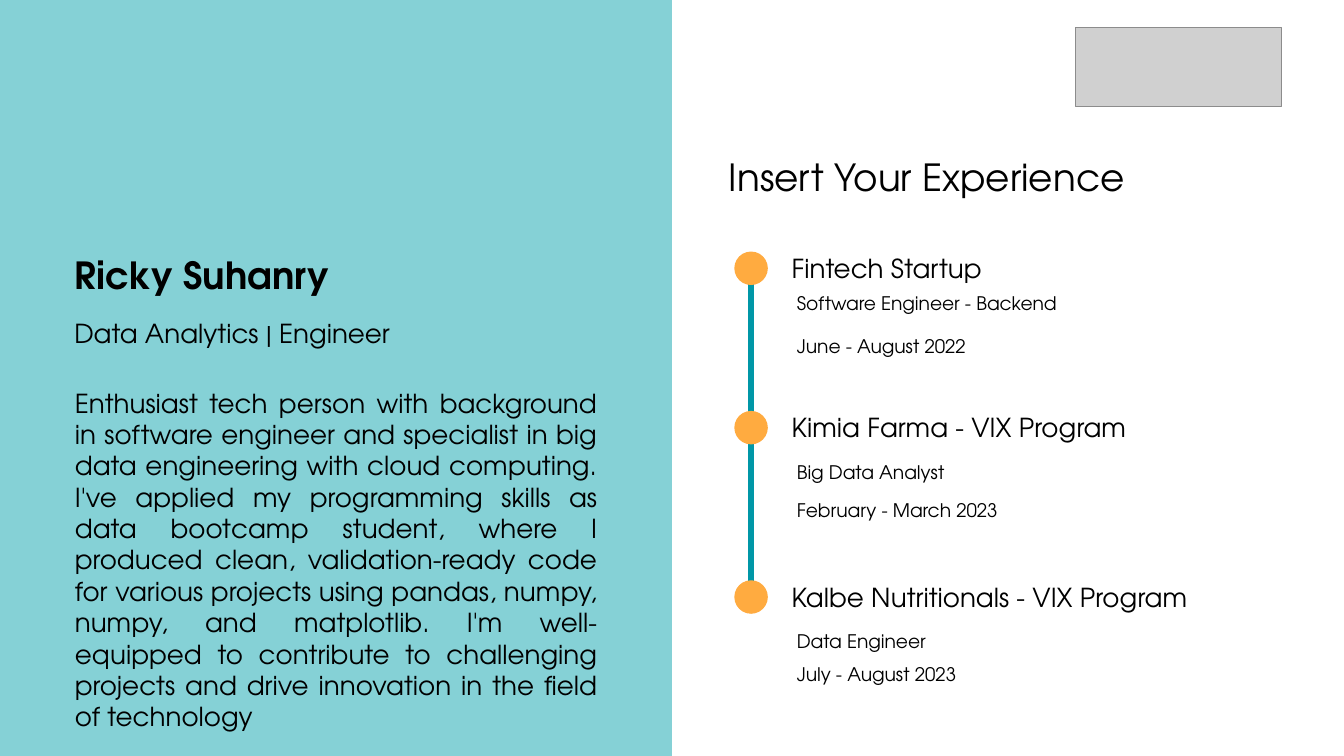
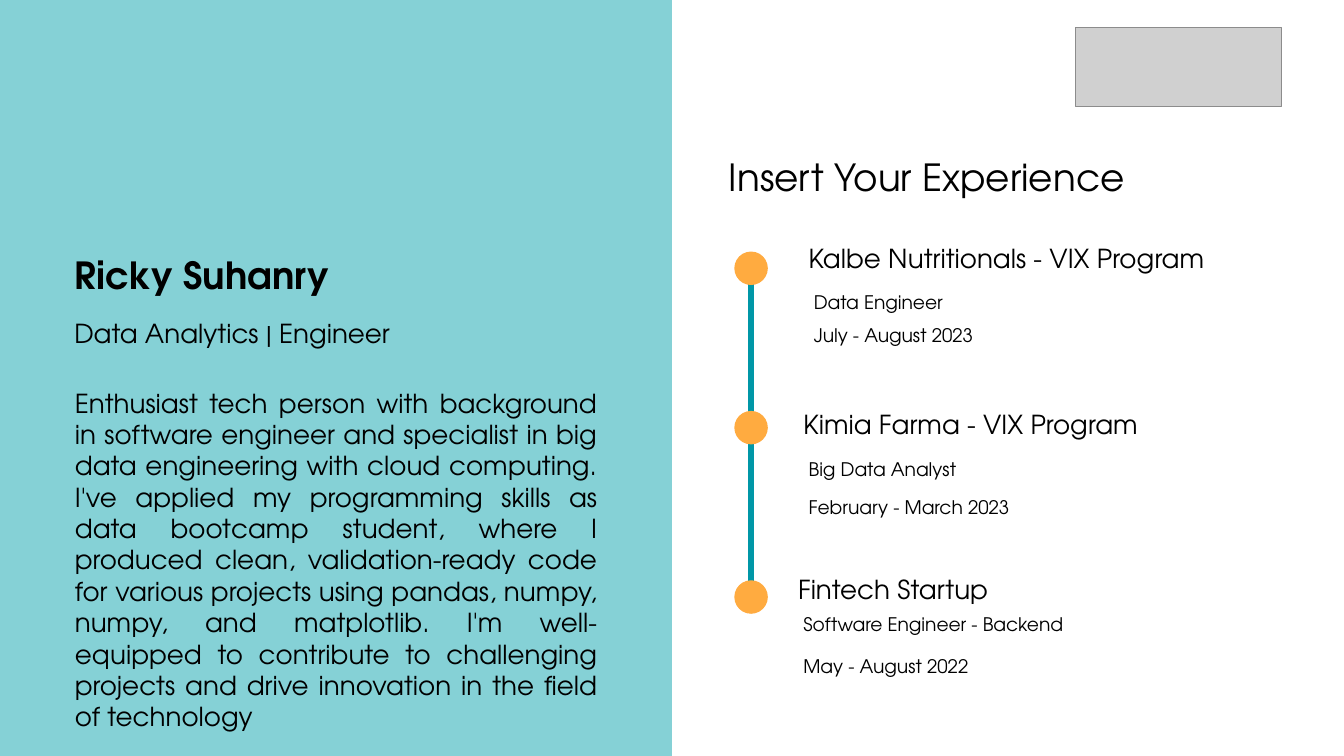
Before and after one commit to abliskan/Rakamin-VIX-Kalbe-Nutritionals-DE, a slide deck: slide 2 of files/asset/document/FinalTask_Kalbe_DE_Ricky_Suhanry.pptx. Drawn at 1344x756 pixels with LibreOffice and Linux fonts; fonts in the diff are those of the drawing; grey boxes stand for pictures; background and template pictures are left out. Boxes give left, top, right and bottom in pixels: in the first picture for what was removed or moved away, otherwise in the second. Text is boxed around its words. In the diff, an @@ line names an element or a change of style, - is before the commit and + after.

```diff
--- a/files/asset/document/FinalTask_Kalbe_DE_Ricky_Suhanry.pptx
+++ b/files/asset/document/FinalTask_Kalbe_DE_Ricky_Suhanry.pptx
@@ text "Kalbe Nutritionals - VIX Program": place and size @@
-text "Kalbe Nutritionals - VIX Program" at box(792, 587, 1187, 613)
+text "Kalbe Nutritionals - VIX Program" at box(809, 248, 1204, 274)
@@ text "Data Engineer": place and size @@
-text "Data Engineer" at box(797, 634, 926, 652)
+text "Data Engineer" at box(814, 295, 943, 313)
@@ text "July - August 2023": place and size @@
-text "July - August 2023" at box(797, 667, 956, 685)
+text "July - August 2023" at box(814, 328, 973, 346)
@@ 3 texts: place and size @@
-3 texts at box(792, 417, 1126, 521)
+3 texts at box(803, 414, 1138, 518)
@@ text "Fintech Startup": place and size @@
-text "Fintech Startup" at box(792, 258, 982, 283)
+text "Fintech Startup" at box(798, 579, 988, 604)
@@ text "Software Engineer - Backend": place and size @@
-text "Software Engineer - Backend" at box(797, 296, 1056, 314)
+text "Software Engineer - Backend" at box(803, 617, 1063, 635)
@@ text at box(803, 659, 968, 677): text changed @@
-June - August 2022
+May - August 2022
```
Also in this commit, not shown: 1 other file.
